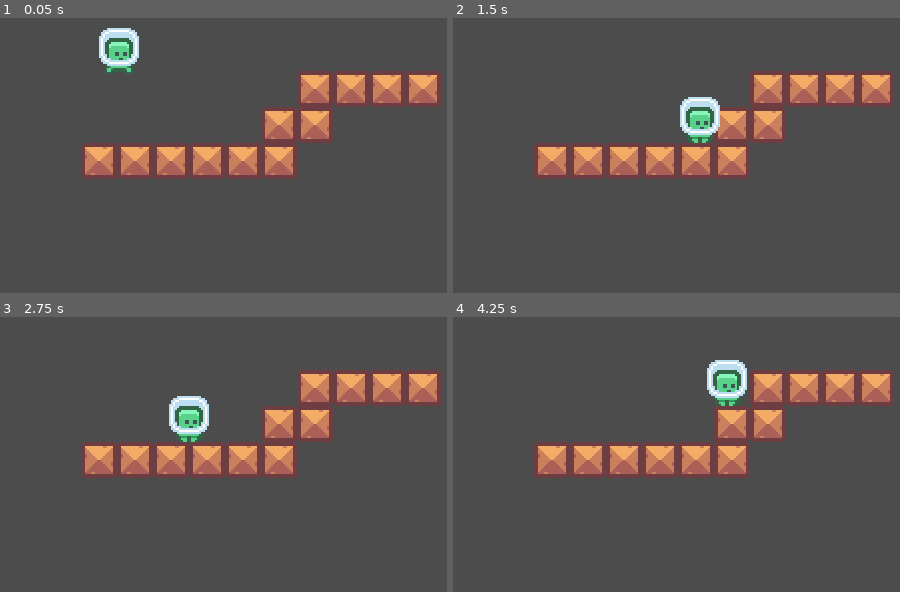
Above: before the commit, frames 1-4 (two rows, left to right).
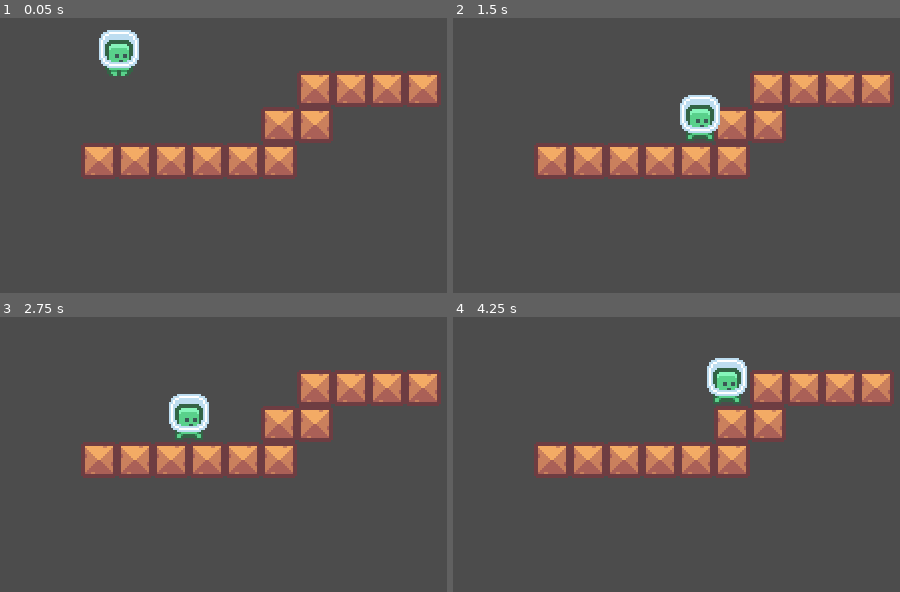
Above: after the commit, the same moments.

Repository: Kapioga/Pixel-Platformer-Tutorial
Game: Godot game, scene res://World.tscn
Two runs of this game, one before a commit and one after it. Both use one fixed random seed, a clock stepped at 60 frames per second and the inputs below.
Inputs:
- Up to frame 1 (0.05 s): no input
- Up to frame 2 (1.5 s): hold Right (ui_right) from 0.53 s (still down); tap Up (ui_up) at 0.77 s
- Up to frame 3 (2.75 s): tap Up (ui_up) at 1.52 s; release Right (ui_right) at 2.03 s; hold Left (ui_left) from 2.03 s (still down)
- Up to frame 4 (4.25 s): release Left (ui_left) at 2.78 s; hold Right (ui_right) from 2.78 s (still down); tap Up (ui_up) at 3.02, 3.77 s

The runs differ from the first frame. In frame 1, 0.7% of the frame differs, in the area x 22-32%, y 3-22%; in frame 2, 0.7%; in frame 3, 0.7%; in frame 4, 0.7%.

Commit message:
updates

Diff:
--- a/Player.gd
+++ b/Player.gd
@@ -24,10 +24,11 @@
 
 	if input.x==0:
 		apply_friction()
-		get_node("AnimatedSprite") #Calls the node for sprite
-		$AnimatedSprite.animation = "Run"
+		#Calls the node for sprite
+		$AnimatedSprite.animation = "idle"
 	else:
 		apply_acceleration(input.x)
+		$AnimatedSprite.animation = "Run"
 
 	#checks if player is jumping
 	if is_on_floor():
